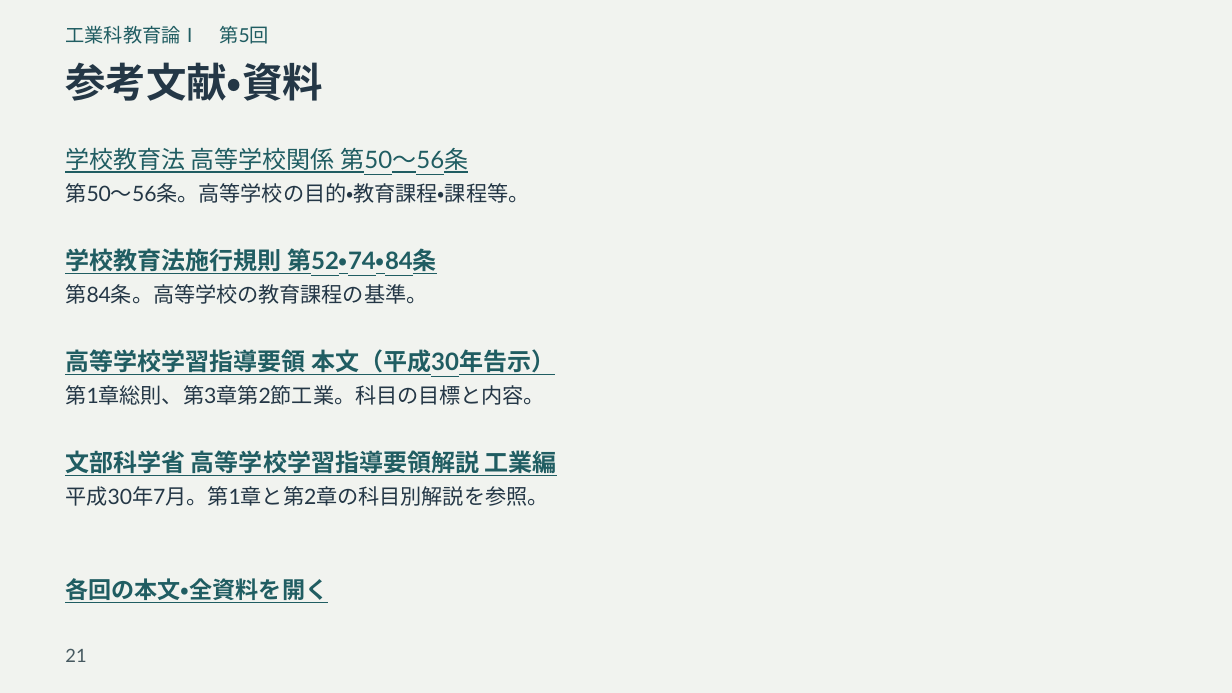
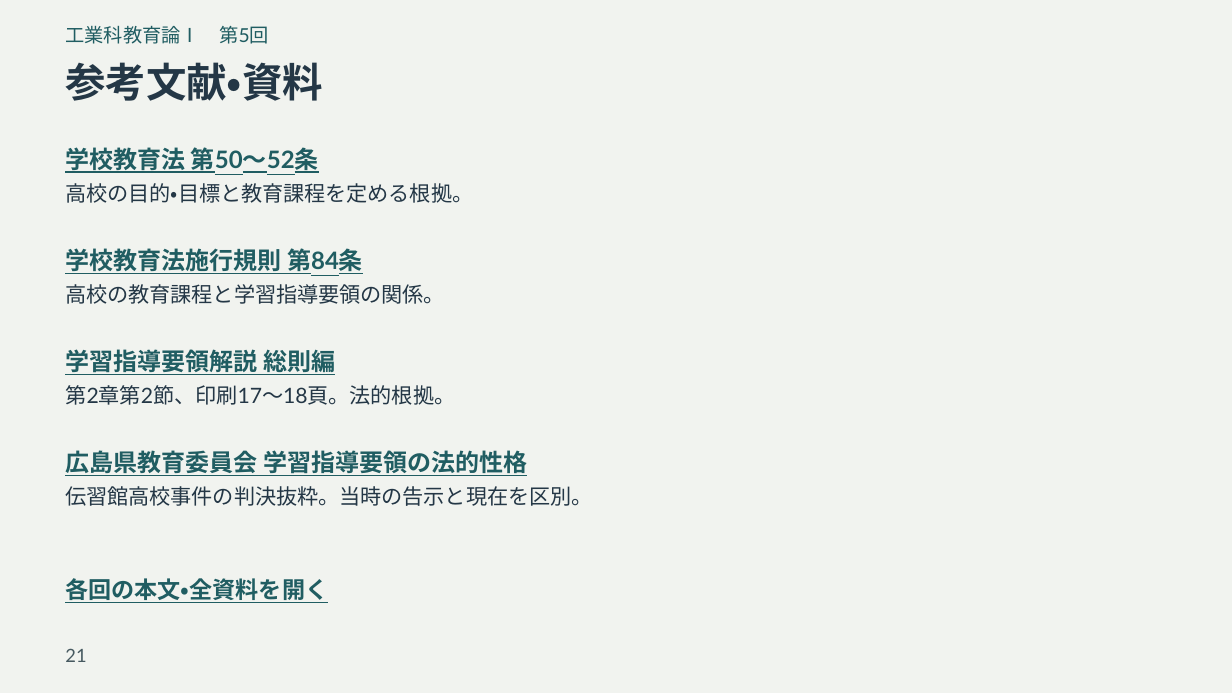
Before and after one commit to zooc-14calbp/industrial-education-i, a slide deck: slide 21 of reorganized/20261105/expanded/slides.pptx. Drawn at 1232x693 pixels with LibreOffice and Linux fonts; fonts in the diff are those of the drawing. Boxes give left, top, right and bottom in pixels: in the first picture for what was removed or moved away, otherwise in the second. Text is boxed around its words. In the diff, an @@ line names an element or a change of style, - is before the commit and + after.

```diff
--- a/reorganized/20261105/expanded/slides.pptx
+++ b/reorganized/20261105/expanded/slides.pptx
@@ text at <box>65,147,319,175</box>: text changed; bold on @@
-学校教育法 高等学校関係 第50～56条
+学校教育法 第50～52条
@@ text at <box>65,183,473,203</box>: text changed @@
-第50〜56条。高等学校の目的・教育課程・課程等。
+高校の目的・目標と教育課程を定める根拠。
@@ text at <box>65,248,363,276</box>: text changed @@
-学校教育法施行規則 第52・74・84条
+学校教育法施行規則 第84条
@@ text at <box>65,284,445,304</box>: text changed @@
-第84条。高等学校の教育課程の基準。
+高校の教育課程と学習指導要領の関係。
@@ text at <box>65,346,335,377</box>: text changed @@
-高等学校学習指導要領 本文（平成30年告示）
+学習指導要領解説 総則編
@@ text at <box>65,385,455,405</box>: text changed @@
-第1章総則、第3章第2節工業。科目の目標と内容。
+第2章第2節、印刷17～18頁。法的根拠。
@@ text at <box>65,450,527,476</box>: text changed @@
-文部科学省 高等学校学習指導要領解説 工業編
+広島県教育委員会 学習指導要領の法的性格
@@ text at <box>65,486,592,506</box>: text changed @@
-平成30年7月。第1章と第2章の科目別解説を参照。
+伝習館高校事件の判決抜粋。当時の告示と現在を区別。
```
Also in this commit, not shown: 4 other slides changed, 12 other files.
